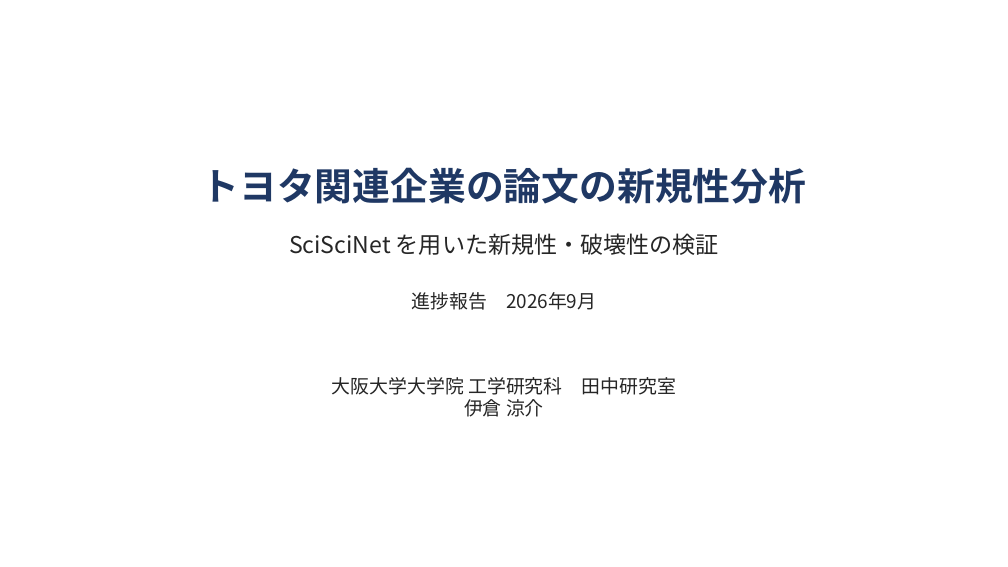
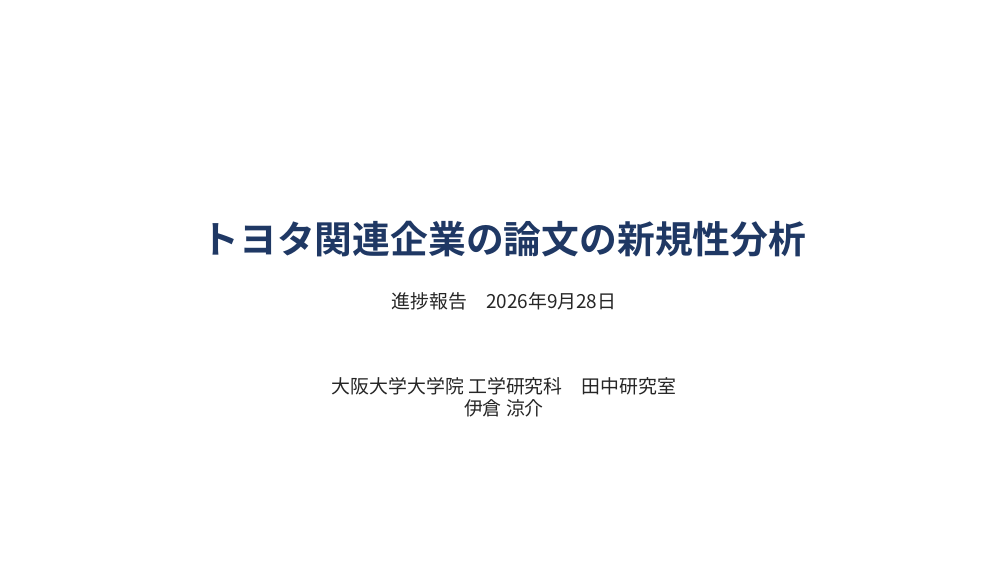
Before and after one commit to ryosuke0828/sci-sci-toyota, a slide deck: slide 1 of docs/slides/toyota_novelty_progress.pptx. Drawn at 1008x567 pixels with LibreOffice and Linux fonts; fonts in the diff are those of the drawing. Boxes give left, top, right and bottom in pixels: in the first picture for what was removed or moved away, otherwise in the second. Text is boxed around its words. In the diff, an @@ line names an element or a change of style, - is before the commit and + after.

```diff
--- a/docs/slides/toyota_novelty_progress.pptx
+++ b/docs/slides/toyota_novelty_progress.pptx
@@ text "トヨタ関連企業の論文の新規性分析": place and size @@
-text "トヨタ関連企業の論文の新規性分析" at bbox=[202, 167, 807, 204]
+text "トヨタ関連企業の論文の新規性分析" at bbox=[202, 220, 807, 257]
@@ text removed at bbox=[289, 233, 719, 255] @@
-SciSciNet を用いた新規性・破壊性の検証
@@ text at bbox=[392, 292, 616, 310]: text changed @@
-進捗報告 2026年9月
+進捗報告 2026年9月28日
```
Also in this commit, not shown: 13 other slides changed, 2 slides added.
